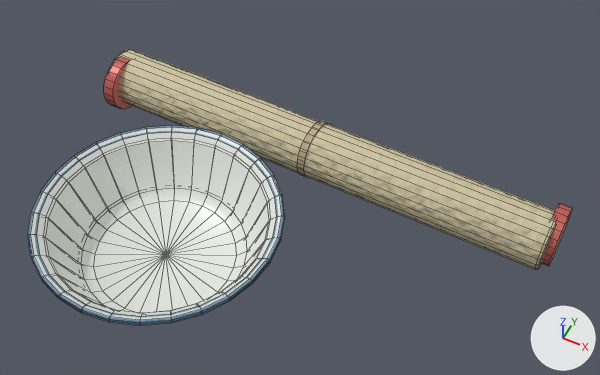
The FBX model Prototype/Assets/CTCC/Art/Meshes/CTCC_PROP_WashbasinAndMat.fbx as it was, and as the next commit left it.
The view is the same before and after, from a 50 mm lens placed at (0.632, -0.715, 1.221), pointed at (0.189, 0.171, 0.114). The axes (+X, +Y, +Z) are drawn at lower right. The lights are the same throughout. The picture after the commit comes second. Mesh edges are drawn as thin lines. Objects named as collision shapes, trigger or cutter boxes, shadow casters or lower levels of detail are left out.

Before the edit, the objects in view are built like this:
```python
me_washbasin_mesh = bpy.data.meshes.new('Washbasin_mesh')
me_washbasin_mesh.from_pydata(...)  # 598 vertices, 518 faces; spans x -0.322..0.636, y -0.219..0.394, z -0.001..0.122
# faces by material slot: [252, 84, 112, 48, 22]
me_washbasin_mesh.materials.append(mat_ceramic)
me_washbasin_mesh.materials.append(mat_enamelblue)
me_washbasin_mesh.materials.append(mat_reedmat)
me_washbasin_mesh.materials.append(mat_redpaint)  # red #c56159
me_washbasin_mesh.materials.append(mat_kraftpaper)  # beige #bfad8e
ob_ctcc_prop_washbasinandmat_lod0 = bpy.data.objects.new('CTCC_PROP_WashbasinAndMat_LOD0', me_washbasin_mesh)
ob_ctcc_prop_washbasinandmat_lod0.location = (0.0, 0.0, 0.0)
```
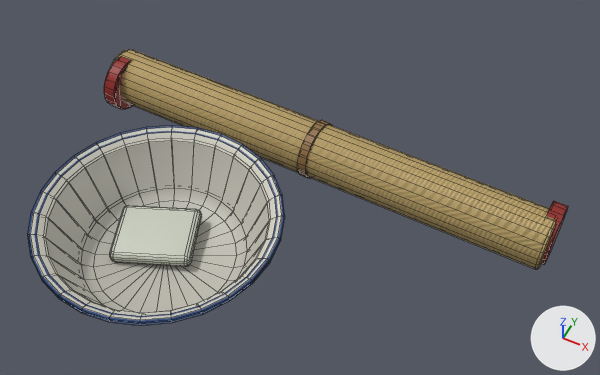
Pixel boxes [x1, y1, x2, y2] of what changed, in the pictures (600 x 375 px):
'CTCC_PROP_WashbasinAndMat_LOD0', reshaped: before [27, 49, 573, 326]; after [27, 49, 568, 326]
part 1 of me_washbasin_mesh, rebuilt: before [541, 203, 573, 266]; after [541, 201, 568, 264]
part 2 of me_washbasin_mesh, rebuilt: before [297, 120, 331, 178]; after [297, 120, 333, 179]
part 3 of me_washbasin_mesh, added: after [110, 205, 202, 267]
part 4 of me_washbasin_mesh, built on: before [104, 56, 132, 109]; after [104, 56, 133, 109]
part 5 of me_washbasin_mesh, recoloured (white to grey): [30, 127, 282, 320] in both
part 6 of me_washbasin_mesh, recoloured: [27, 125, 285, 326] in both
part 7 of me_washbasin_mesh, recoloured (beige to brown): [111, 49, 556, 269] in both

The change, as a list of edits to the scene's bpy script:
```text
Add img_loc03_washbasinmatb_color_png:
    img_loc03_washbasinmatb_color_png = load_image('LOC03_WashbasinMatB_Color.png', '../Textures/LOC03_WashbasinMatB_Color.png', 1024, 1024, 'sRGB')
Add img_loc03_washbasinmat_normal_png:
    img_loc03_washbasinmat_normal_png = load_image('LOC03_WashbasinMat_Normal.png', '../Textures/LOC03_WashbasinMat_Normal.png', 1024, 1024, 'Non-Color')
Add mat_loc03_washbasinmatb:
    mat_loc03_washbasinmatb = bpy.data.materials.new('LOC03_WashbasinMatB')
    # uses the picture img_loc03_washbasinmat_normal_png
    # uses the picture img_loc03_washbasinmatb_color_png
Change me_washbasin_mesh:
    used by ob_ctcc_prop_washbasinandmat_lod0; location = (0.0, 0.0, 0.0)
    remove me_washbasin_mesh.from_pydata(...)  # 598 vertices, 518 faces; spans x -0.322..0.636, y -0.219..0.394, z -0.001..0.122
    remove me_washbasin_mesh.materials.append(mat_redpaint)  # red #c56159
    remove me_washbasin_mesh.materials.append(mat_kraftpaper)  # beige #bfad8e
    add me_washbasin_mesh.from_pydata(...)  # 690 vertices, 758 faces; spans x -0.322..0.628, y -0.219..0.394, z -0.002..0.122
    me_washbasin_mesh part 1: the loose piece of 44 vertices spanning x 0.608..0.636, y 0.263..0.376, z 0.0..0.112 is rebuilt with 44 vertices and now spans x 0.598..0.628, y 0.263..0.376, z -0.001..0.113, in mat_loc03_washbasinmatb
    me_washbasin_mesh part 2: the loose piece of 40 vertices spanning x 0.136..0.159, y 0.263..0.378, z -0.001..0.113 is rebuilt with 36 vertices and now spans x 0.137..0.161, y 0.263..0.378, z -0.002..0.114, in mat_loc03_washbasinmatb
    me_washbasin_mesh part 3: a new loose piece of 96 vertices spanning x -0.118..0.058, y -0.059..0.099, z 0.005..0.043, in mat_loc03_washbasinmatb
    me_washbasin_mesh part 4
    15 vertices are removed from x -0.288..-0.284, y 0.263..0.375, z 0.0..0.112
    25 faces are deleted
    7 vertices in x -0.288..-0.284, y 0.263..0.375, z 0.008..0.11 move by (0.002, 0.0, 0.0)
    2 vertices are added at (-0.284, 0.319, 0.112), (-0.284, 0.319, -0.001)
    13 new vertices lie (0.026, -0.001, 0.0) away from vertices in x -0.312..-0.308, y 0.264..0.376, z 0.002..0.11
    82 new faces join them
    me_washbasin_mesh part 5: 252 faces spanning x -0.218..0.218, y -0.218..0.218, z 0.0..0.122 switch from mat_ceramic to mat_loc03_washbasinmatb
    me_washbasin_mesh part 6: 84 faces spanning x -0.219..0.219, y -0.219..0.219, z 0.111..0.122 switch from mat_enamelblue to mat_loc03_washbasinmatb
    me_washbasin_mesh part 7: 110 faces spanning x -0.322..0.622, y 0.246..0.394, z 0.001..0.111 switch from mat_reedmat to mat_loc03_washbasinmatb
    other edits to the shape of me_washbasin_mesh do not show in these pictures
```
